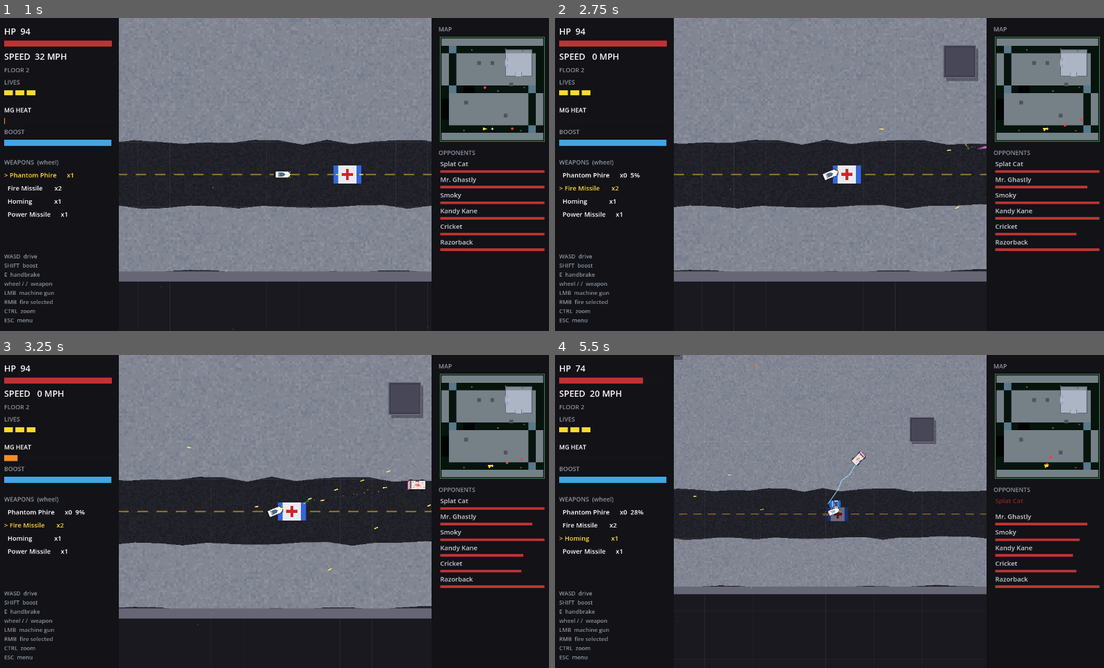
Above: before the commit, frames 1-4 (two rows, left to right).
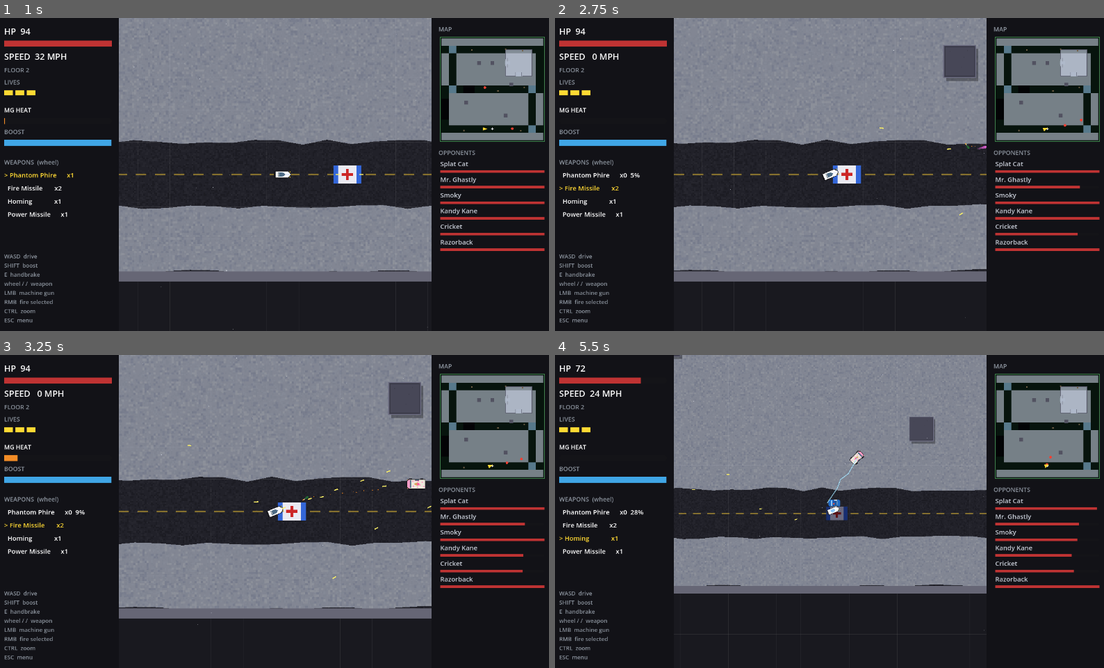
Above: after the commit, the same moments.

Repository: b3p3k0/bentchrome
Game: Godot game, scene res://levels/snowy/snowy.tscn
Two runs of this game, one before a commit and one after it. Both use one fixed random seed, a clock stepped at 60 frames per second and the inputs below. This scene is started directly instead of the project's main scene.
Inputs (mouse positions are in pixels of both pictures, inside the frame that each line leads up to):
- Up to frame 1 (1 s): tap Enter (select_confirm) at 0.5 s; move the mouse to (247, 237) at 0.52 s; hold W (move_up) from 0.53 s (still down); tap Shift (boost) at 0.6 s; click (247, 237) at 0.67 s; tap Space at 0.77 s
- Up to frame 2 (2.75 s): release W (move_up) at 1.25 s; drag from (999, 221) to (889, 174) at 1.27 s; move the mouse to (664, 127) at 2.02 s; hold A (move_left) from 2.03 s (still down); right-click (664, 127) at 2.1 s
- Up to frame 3 (3.25 s): release A (move_left) at 2.75 s; drag from (301, 511) to (444, 480) at 2.77 s
- Up to frame 4 (5.5 s): move the mouse to (747, 433) at 3.52 s; hold E (handbrake) 3.53-4.25 s; tap / (weapon_next) at 3.6 s; tap Space at 3.77 s; drag from (950, 495) to (829, 511) at 4.27 s; move the mouse to (719, 527) at 5.02 s; hold W (move_up) from 5.03 s (still down); tap Ctrl (zoom_toggle) at 5.1 s; click (719, 527) at 5.17 s

Frame 1 is identical in both runs. In frame 2, less than 0.1% of the frame differs, in the area x 59-97%, y 32-70%; in frame 3, 0.1%; in frame 4, 1.4%, in the area x 4-99%, y 0-98%.

Commit message:
Altitude you can see — the jump cue, held for the upper terrace
Kevin's read problem: a car mid-ramp or on a roof looked level with the
street car beside it. The fix speaks the game's native depth language:
floor-3 cars now hold the JUMP cue permanently — body lifted 32px, shadow
grounded and softened — tweening in as a ramp carries you up (climbing
finally LOOKS like climbing) and settling back on the way down. Two cars
overlapping on different floors read unmistakably apart. Ramps also stop
being tinted street: they draw a fully opaque built surface (asphalt by
default, snow-toned on the Snowy hills) under their slope shading.
Test-locked: roof car rides 32px up, street car sits at grade.

Co-Authored-By: Claude Fable 5 <noreply@anthropic.com>

Diff:
--- a/environment/ramp.gd
+++ b/environment/ramp.gd
@@ -27,6 +27,9 @@
 @export var low_floor := 2
 @export var high_floor := 3
 @export var size := Vector2(192, 448)  # width x length (length along local y)
+@export var surface_color := Color(0.16, 0.16, 0.19)  # OPAQUE built surface
+	# (asphalt default; author snow/dirt tones to match the hill's terrain —
+	# the TerrainZone underneath still owns the grip)
 
 func _ready() -> void:
 	for cfg in [{"floor": high_floor, "y": -size.y * 0.25}, {"floor": low_floor, "y": size.y * 0.25}]:
@@ -52,6 +55,8 @@
 
 func _draw() -> void:
 	var half := size * 0.5
+	# The slope is a built structure — fully opaque, never tinted street.
+	draw_rect(Rect2(-half, size), surface_color)
 	var step_h := size.y / SHADE_STEPS
 	for i in SHADE_STEPS:
 		var t := float(i) / float(SHADE_STEPS - 1)  # 0 = high end, 1 = low end
--- a/levels/snowy/snowy.tscn
+++ b/levels/snowy/snowy.tscn
@@ -509,6 +509,7 @@
 low_floor = 2
 high_floor = 3
 size = Vector2(192, 240)
+surface_color = Color(0.78, 0.81, 0.88, 1)
 
 [node name="RampSouth" type="Node2D" parent="."]
 position = Vector2(896, -448)
@@ -516,6 +517,7 @@
 low_floor = 2
 high_floor = 3
 size = Vector2(192, 240)
+surface_color = Color(0.78, 0.81, 0.88, 1)
 
 [node name="ConWestGradeUp" type="Node2D" parent="."]
 position = Vector2(448, -896)
--- a/tests/test_floors.gd
+++ b/tests/test_floors.gd
@@ -203,6 +203,21 @@
 	t.root.remove_child(container)
 	container.free()
 
+func test_floor_lift_reads_elevation() -> void:
+	var f := _fixture([
+		{"floor": 3, "pos": Vector2.ZERO, "size": Vector2(600, 600)},
+		{"floor": 2, "pos": Vector2(900, 0), "size": Vector2(600, 600)},
+	])
+	await _settle(30)  # adoption + the lift tween
+	var vis: Node2D = f.car.get_node("Visual")
+	t.check(absf(vis.position.y + 32.0) < 1.0,
+		"lift: roof car body rides 32px up (y=%.1f)" % vis.position.y)
+	f.car.global_position = Vector2(900, 0)  # one-floor drop back to baseline
+	await _settle(90)
+	t.check(absf(vis.position.y) < 1.0,
+		"lift: floor-2 car sits at street level (y=%.1f)" % vis.position.y)
+	_done(f)
+
 func test_overhead_structures_fade_for_underpassers() -> void:
 	var container := Node2D.new()
 	t.root.add_child(container)
--- a/vehicles/vehicle.gd
+++ b/vehicles/vehicle.gd
@@ -25,6 +25,9 @@
 const HEADING_STEPS := 16  # quantize the visual to N compass steps (retro
 							# directional-sprite feel); 0 = smooth rotation
 const FLOOR_SCALE_TWEEN := 0.25  # size-cue tween on floor change (visuals only)
+const FLOOR_LIFT := 32.0  # px of visual lift per floor above the baseline (2) —
+						  # the jump-cue held: body up, shadow grounded, so an
+						  # elevated car reads elevated even overlapping a low one
 const Combat := preload("res://game/combat.gd")  # AI-vs-AI governor/mercy rules
 const Floors := preload("res://game/floors.gd")  # terraced-floor math (dependency-free)
 const ExplosionScene := preload("res://environment/explosion.tscn")
@@ -65,6 +68,7 @@
 var floor_index := -1     # terrace we drive on; -1 = legacy single-plane level
 var _takeoff_floor := -1  # floor at the moment we went airborne (fall bookkeeping)
 var _floor_tween: Tween = null
+var _floor_lift := 0.0    # visual elevation for upper terraces (see FLOOR_LIFT)
 var _floor_vis := 1.0:    # size cue — composes into the VISUALS only, never radii
 	set(v):
 		_floor_vis = v
@@ -291,11 +295,12 @@
 			vz = 0.0
 			_resolve_landing_floor()
 			_set_airborne(false)
-	_visual.position.y = -height
+	var lift := height + _floor_lift  # jump arc + held terrace elevation
+	_visual.position.y = -lift
 	if _shadow:
-		var s := clampf(1.0 - height * 0.0012, 0.5, 1.0) * body_scale * _floor_vis
+		var s := clampf(1.0 - lift * 0.0012, 0.5, 1.0) * body_scale * _floor_vis
 		_shadow.scale = Vector2(s, s)
-		_shadow.modulate.a = clampf(1.0 - height * 0.0016, 0.4, 1.0)
+		_shadow.modulate.a = clampf(1.0 - lift * 0.0016, 0.4, 1.0)
 
 ## Grounded floor bookkeeping. Adopting happens on first zone contact; driving
 ## past a lower zone's edge is a ledge hop down (floor resolves at touchdown).
@@ -336,10 +341,13 @@
 	_apply_ground_collision()
 	_update_draw_order(height > 0.0)
 	var target: float = float(Floors.VISUAL_SCALE.get(f, 1.0))
+	var lift_target := FLOOR_LIFT * maxf(0.0, float(f) - 2.0)
 	if _floor_tween:
 		_floor_tween.kill()
 	_floor_tween = create_tween()
+	_floor_tween.set_parallel(true)
 	_floor_tween.tween_property(self, "_floor_vis", target, FLOOR_SCALE_TWEEN)
+	_floor_tween.tween_property(self, "_floor_lift", lift_target, FLOOR_SCALE_TWEEN)
 
 ## Draw order carries the depth read: airborne cars and top-terrace cars draw
 ## ABOVE overhead paint (bridges and crane booms live at z 1); everyone else
@@ -517,6 +525,7 @@
 	if _floor_tween:
 		_floor_tween.kill()
 	_floor_vis = 1.0
+	_floor_lift = 0.0
 	_apply_ground_collision()
 	_update_draw_order(false)
 	if _health:
